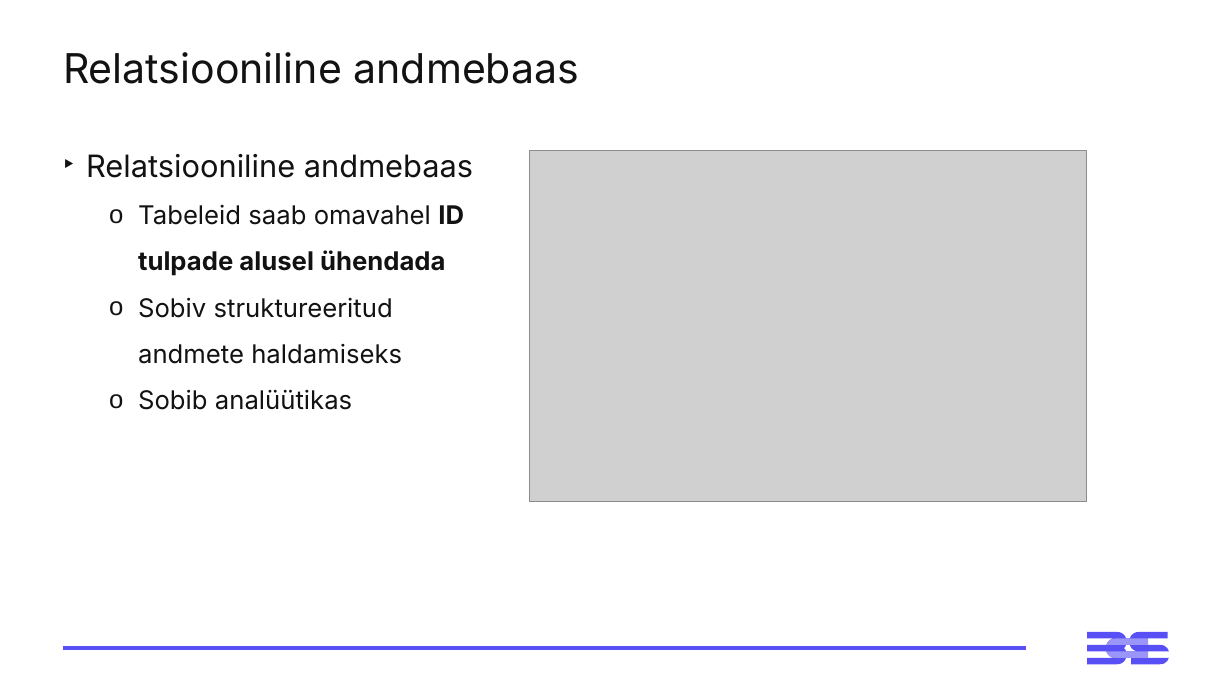
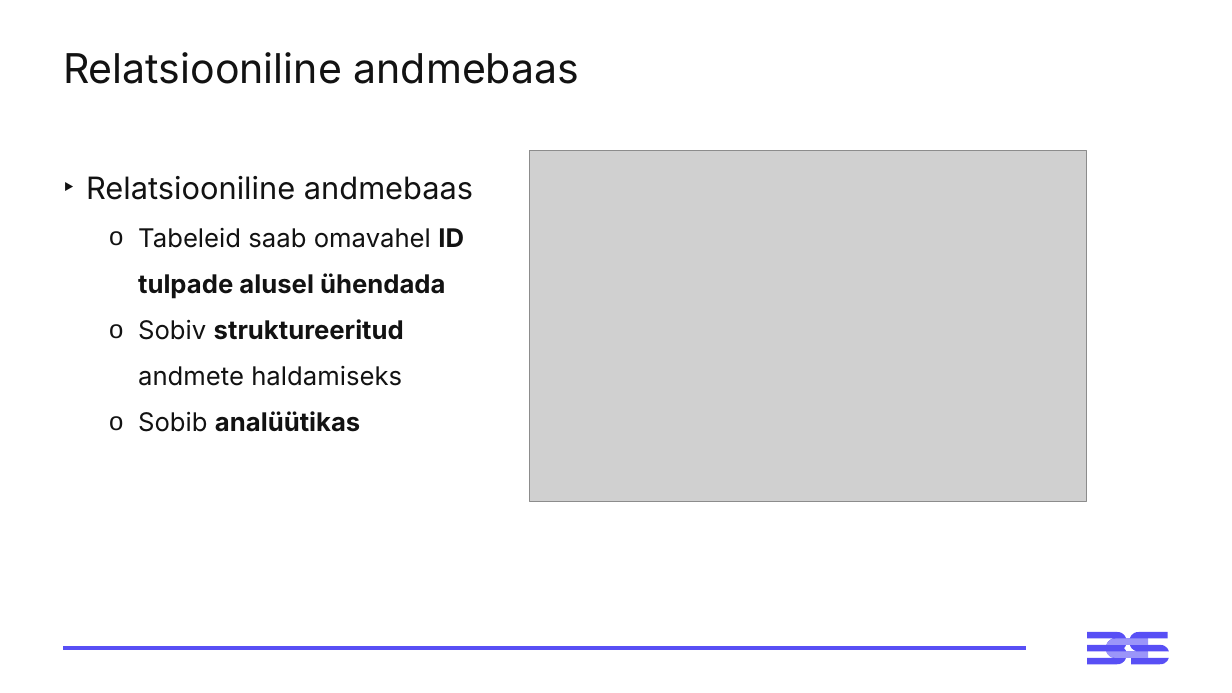
Before and after one commit to emilieabel/andmetarkus, a slide deck: slide 7 of Materjalid/Day6 SQL/6-paev-andmetarkus-esitlus.pptx. Drawn at 1232x693 pixels with LibreOffice and Linux fonts; fonts in the diff are those of the drawing; grey boxes stand for pictures. Boxes give left, top, right and bottom in pixels: in the first picture for what was removed or moved away, otherwise in the second. Text is boxed around its words. In the diff, an @@ line names an element or a change of style, - is before the commit and + after.

```diff
--- a/Materjalid/Day6 SQL/6-paev-andmetarkus-esitlus.pptx
+++ b/Materjalid/Day6 SQL/6-paev-andmetarkus-esitlus.pptx
@@ text "Relatsiooniline andmebaas" moved from (x1=86, y1=154, x2=473, y2=410) to (x1=86, y1=176, x2=473, y2=432) @@
@@ text at (x1=138, y1=319, x2=404, y2=432): bold on in "struktureeritud", "analüütikas" @@
```
Also in this commit, not shown: 8 other slides changed, 3 other files.
